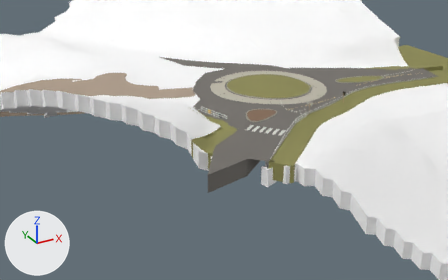
An edit to the glTF model app/world/hand/conz_27.glb, drawn before and after from the same camera.
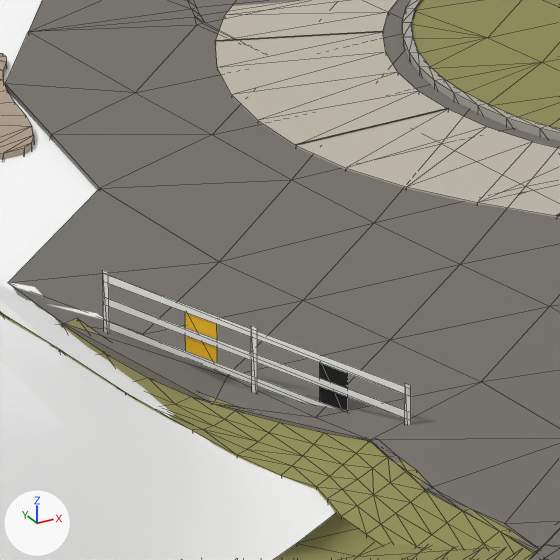
Old and new are each drawn from a 50 mm lens placed at (-76.4, -93.3, 222.3), pointed at (-24.8, 0.5, 175.4) and again close up on the part from 43% to 53% of the width and 30% to 47% of the height. Arrows for +X, +Y and +Z are at lower left; the lights stay in place. The older version's two pictures come first. The close-ups show mesh edges as thin lines. Vertices at exactly the same position are counted once.

The first close-up shows 'kerb_pen27_2', 'lot27_5', 'lot_apron27', 'lot_gravel_th27', 'posts_gate27_0', 'posts_gateb27_0', 'posts_gatey27_0', 'terrain27', 'verge27R', 'verge27X', 'verge_pen27_2' and 3 more.
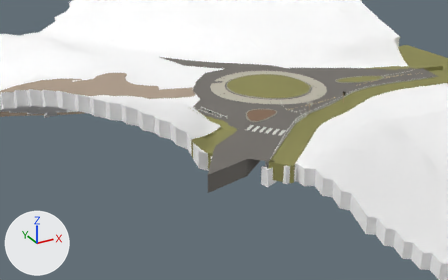
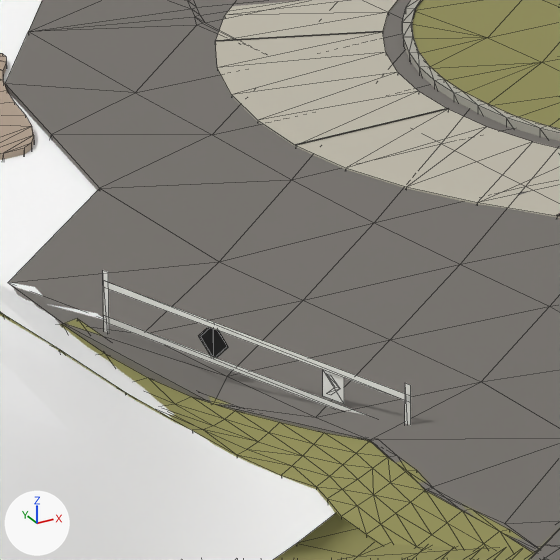
The change, as a list of edits to the scene's bpy script:
```text
Change me_mesh_10:
    where me_mesh_10.from_pydata(...)  # 24 vertices, 12 faces; spans x 886.75..888.95, y 535.28..541.58, z 178.87..180.67
    me_mesh_10 part 1: the loose piece of 4 vertices spanning x 887.83..887.87, y 538.38..538.49, z 178.99..180.55 is moved by (-1.08, 3.09, 0.12)
    me_mesh_10 part 2: the loose piece of 4 vertices spanning x 886.75..888.95, y 535.28..541.58, z 179.42..179.81 is moved by (0.0, 0.0, 0.69)
    me_mesh_10 part 3
    me_mesh_10.vertices[8].co: (886.79, 541.47, 179.11) -> (888.95, 535.28, 179.52)
    me_mesh_10.vertices[9].co: (886.75, 541.58, 179.12) -> (886.75, 541.58, 179.77)  # not seen -> pixel (103, 321)
    me_mesh_10.vertices[10].co: (886.75, 541.58, 180.67) -> (886.75, 541.58, 179.89)  # pixel (102, 269) -> pixel (103, 315)
    me_mesh_10.vertices[11].co: (886.79, 541.47, 180.66) -> (888.95, 535.28, 179.64)  # pixel (108, 271) -> not seen
    me_mesh_10.vertices[16].co: (888.95, 535.28, 179.82) -> (888.51, 536.66, 179.7)  # pixel (410, 420) -> pixel (344, 404)
    me_mesh_10.vertices[17].co: (886.75, 541.58, 180.07) -> (888.36, 537.09, 179.72)  # pixel (103, 304) -> pixel (322, 396)
    me_mesh_10.vertices[18].co: (886.75, 541.58, 180.21) -> (888.36, 537.09, 180.18)  # pixel (103, 296) -> pixel (322, 369)
    me_mesh_10.vertices[19].co: (888.95, 535.28, 179.96) -> (888.51, 536.66, 180.16)  # pixel (410, 412) -> pixel (344, 377)
    me_mesh_10.vertices[20].co: (888.95, 535.28, 180.22) -> (887.59, 539.33, 179.75)  # pixel (410, 396) -> not seen
    me_mesh_10.vertices[21].co: (886.75, 541.58, 180.47) -> (887.49, 539.61, 180.05)  # pixel (103, 281) -> pixel (200, 336)
    me_mesh_10.vertices[22].co: (886.75, 541.58, 180.61) -> (887.59, 539.33, 180.33)  # pixel (103, 273) -> not seen
    me_mesh_10.vertices[23].co: (888.95, 535.28, 180.36) -> (887.68, 539.06, 180.03)  # pixel (410, 388) -> pixel (227, 346)
Change me_mesh_11:
    verts and faces of me_mesh_11; kept vertices keep their numbers, new ones are numbered from 4
    remove me_mesh_11.from_pydata(...)  # 4 vertices, 2 faces; spans x 888.338..888.536, y 536.59..537.156, z 179.419..180.342
    add me_mesh_11.from_pydata(...)  # 6 vertices, 4 faces; spans x 888.39..888.489, y 536.754..537.037, z 179.773..180.117
    me_mesh_11 part 4
    add delete_vertices([*range(0, 4)])  # with the faces that use them
    add verts[4] = (888.489, 536.754, 179.936)  # pixel (340, 388)
    add verts[5] = (888.456, 536.848, 179.939)  # pixel (335, 387)
    add verts[6] = (888.39, 537.037, 180.117)  # pixel (326, 373)
    add verts[7] = (888.423, 536.943, 180.113)  # pixel (330, 375)
    add verts[8] = (888.423, 536.943, 179.773)  # pixel (330, 395)
    add verts[9] = (888.39, 537.037, 179.777)  # pixel (326, 393)
    add faces += [(4, 5, 6), (4, 6, 7), (4, 8, 9), (4, 9, 5)]
Change me_mesh_12:
    remove me_mesh_12.from_pydata(...)  # 4 vertices, 2 faces; spans x 887.376..887.606, y 539.252..539.913, z 179.575..180.451
    remove me_mesh_12.materials.append(mat_sign_yellow)  # yellow #ebb418
    add me_mesh_12.from_pydata(...)  # 4 vertices, 2 faces; spans x 887.47..887.688, y 539.019..539.642, z 179.708..180.368
    me_mesh_12 part 5
    me_mesh_12.vertices[0].co: (887.606, 539.252, 179.575) -> (887.579, 539.33, 179.708)
    me_mesh_12.vertices[1].co: (887.376, 539.913, 179.601) -> (887.47, 539.642, 180.05)  # pixel (185, 357) -> pixel (198, 335)
    me_mesh_12.vertices[2].co: (887.376, 539.913, 180.451) -> (887.579, 539.33, 180.368)  # not seen -> pixel (213, 322)
    me_mesh_12.vertices[3].co: (887.606, 539.252, 180.425) -> (887.688, 539.019, 180.026)  # not seen -> pixel (228, 347)
    add me_mesh_12.materials.append(mat_sign_black)  # black #050505
```

Pixel boxes [x1, y1, x2, y2] of what changed, in the close-ups (560 x 560 px; the box of a moved part takes in the faces that stretch with it):
'posts_gatey27_0', recoloured, reshaped (yellow to black, 9% narrower, 37% shorter)
    before: [185, 312, 217, 362]
    after: [199, 327, 228, 358]
'posts_gateb27_0', reshaped (not visible afterwards)
    before: [320, 363, 348, 410]
part 1 of me_mesh_10, moved or reshaped
    before: [251, 326, 257, 393]
    after: [103, 270, 109, 333]
part 2 of me_mesh_10, moved or reshaped
    before: [104, 320, 340, 410]
    after: [103, 281, 411, 402]
part 3 of me_mesh_10, moved or reshaped
    before: [103, 270, 411, 421]
    after: [104, 316, 369, 416]
